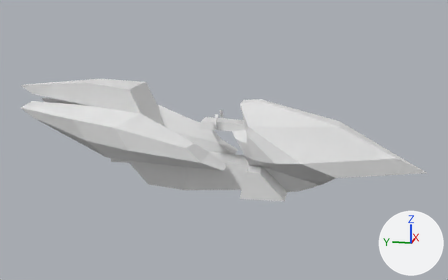
Two versions of the FBX model Assets/Imported Assets/hoverbike.fbx, one commit apart.
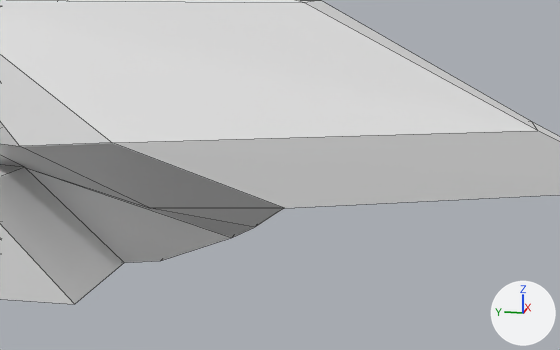
Each version appears first whole from a camera (50 mm lens) standing at (-0.2337, -0.0634, 0.0766) and looking at (0.0002, -0.0166, 0.0182), and next in a close-up from a camera (50 mm lens) standing at (-0.0765, -0.0734, 0.028) and looking at (-0.0009, -0.0582, 0.0091). The axes (+X, +Y, +Z) are drawn at lower right. The lights are the same throughout. The close-ups show mesh edges as thin lines. Materials are left out; every surface is plain grey. Where no turn or scale is listed for an object, it has been applied to the vertices.
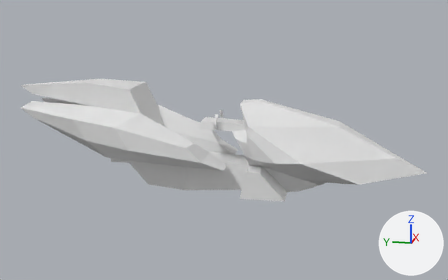
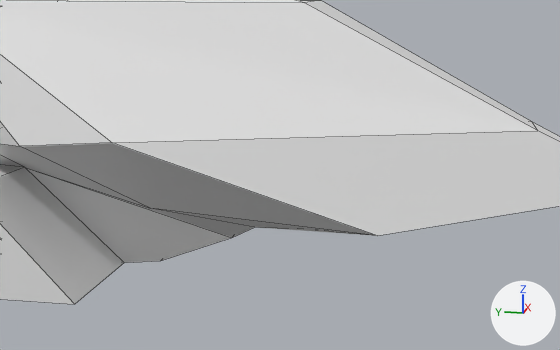
What differs and where, as boxes [x1, y1, x2, y2] in the close-ups (560 x 350 px; the box of a moved part takes in the faces that stretch with it):
part 1 of me_mesh, moved or reshaped: before [20, 131, 560, 227]; after [20, 131, 560, 236]

The change in detail:
me_mesh has 168 vertices, 166 faces and spans x -0.023..0.023, y -0.103..0.06, z -0.007..0.033.
me_mesh is used by ob_pcube1; location (0.0, 0.00827, 0.00675).
Part 1, on me_mesh:
Vertex 56 of me_mesh moves from (-0.013, -0.069, 0.002) at pixel (284, 208) to (-0.013, -0.077, 0.0) at pixel (377, 235).
Vertex 57 of me_mesh moves from (0.013, -0.069, 0.002) to (0.013, -0.077, 0.0).
Vertex 124 of me_mesh moves from (0.009, -0.068, 0.001) to (0.009, -0.071, -0.001).
Vertex 125 of me_mesh moves from (-0.009, -0.068, 0.001) at pixel (277, 212) to (-0.009, -0.071, -0.001).
